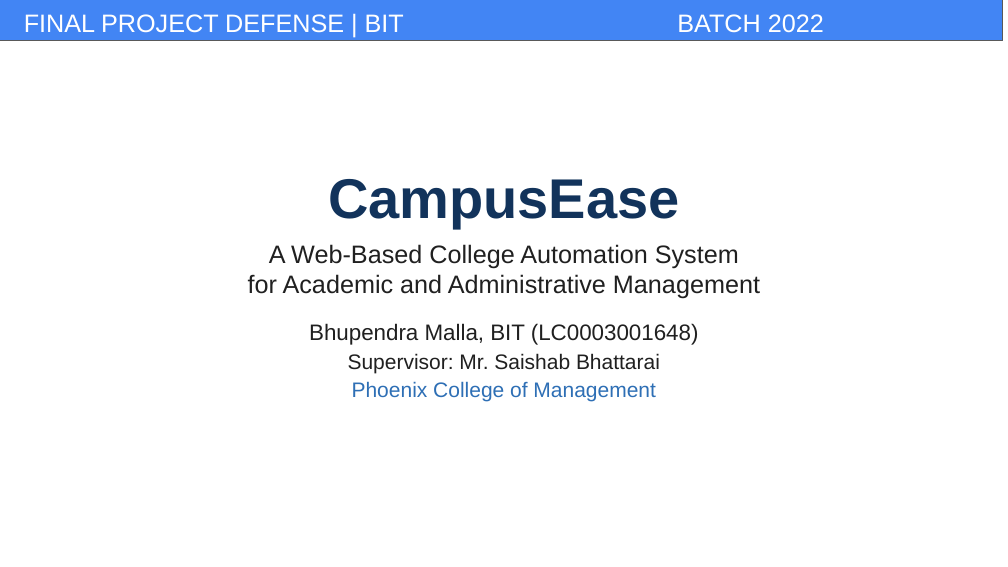
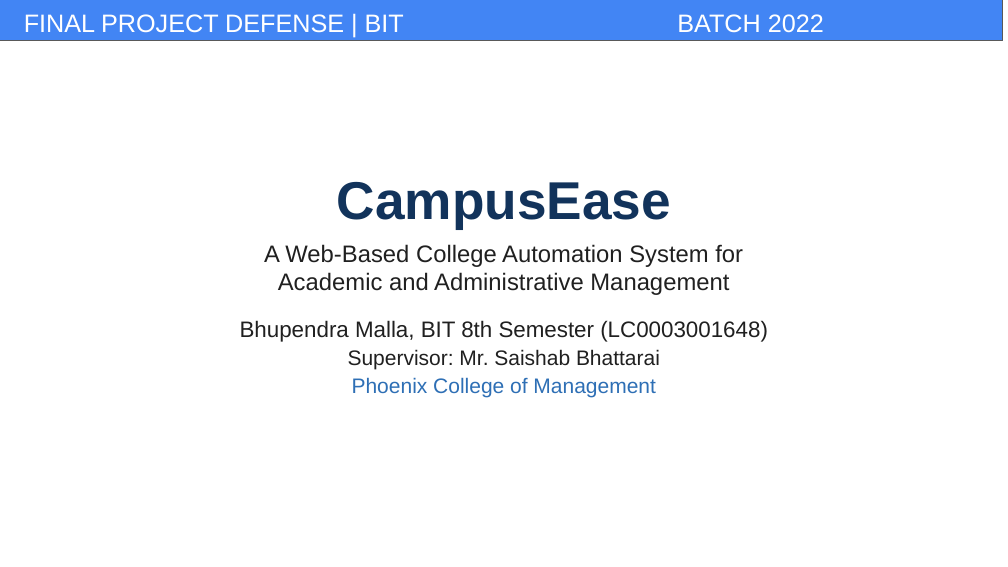
Before and after one commit to BhupendraMalla/CampuseEase, a slide deck: slide 1 of docs/report/campusease_presentation.pptx. Drawn at 1008x567 pixels with LibreOffice and Linux fonts; fonts in the diff are those of the drawing; background and template pictures are left out. Boxes give left, top, right and bottom in pixels: in the first picture for what was removed or moved away, otherwise in the second. Text is boxed around its words. In the diff, an @@ line names an element or a change of style, - is before the commit and + after.

```diff
--- a/docs/report/campusease_presentation.pptx
+++ b/docs/report/campusease_presentation.pptx
@@ text at bbox=[337, 182, 671, 229]: size 40 to 38 pt in "CampusEase" @@
@@ text at bbox=[240, 244, 768, 342]: text changed; size 18 to 17 pt @@
-A Web-Based College Automation System
-for Academic and Administrative Management
-Bhupendra Malla, BIT (LC0003001648)
+A Web-Based College Automation System for
+Academic and Administrative Management
+Bhupendra Malla, BIT 8th Semester (LC0003001648)
```
Also in this commit, not shown: 9 other slides changed, 4 slides added, 5 slides removed, 2 other files.
